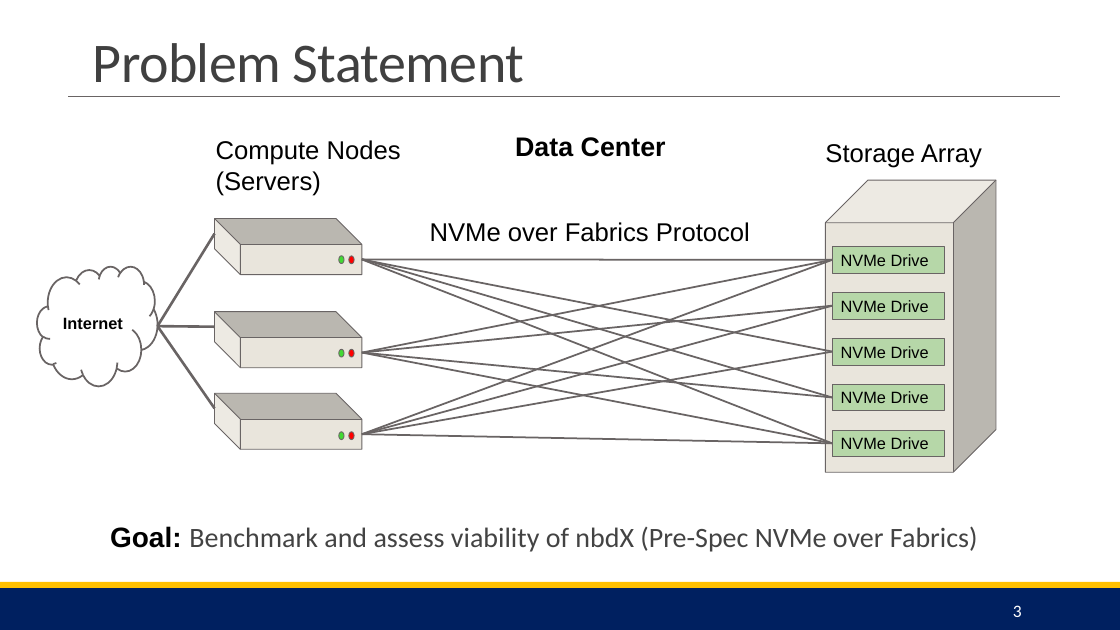
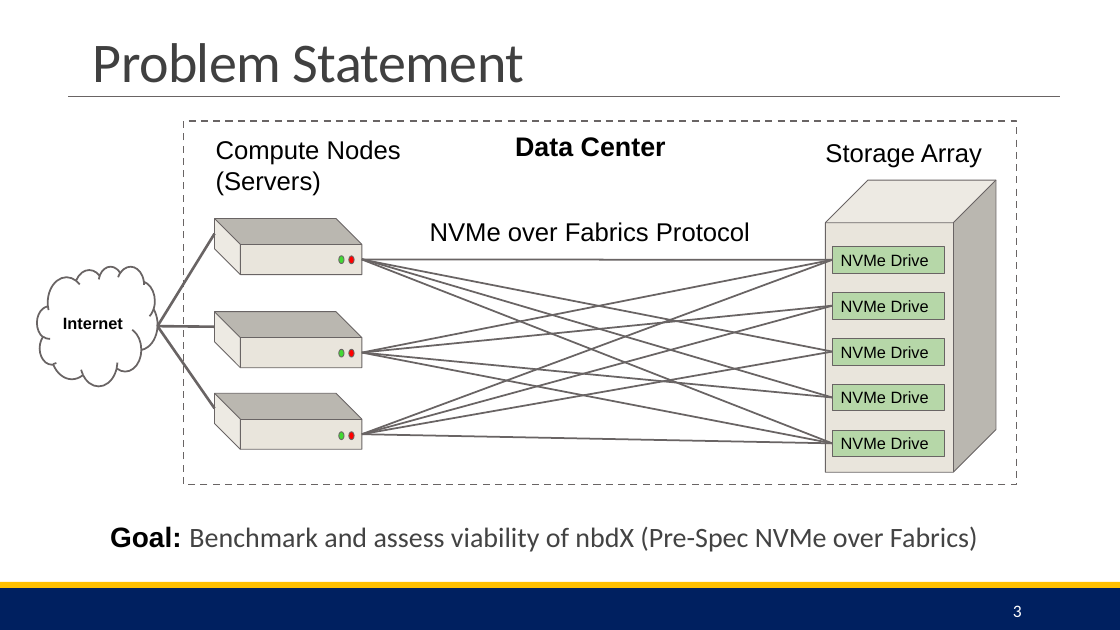
Before and after one commit to coy-humphrey/nvme-hpe, a slide deck: slide 3 of deliverables/Release 2/NVMe HPE Team Presentation.pptx. Drawn at 1120x630 pixels with LibreOffice and Linux fonts; fonts in the diff are those of the drawing. Boxes give left, top, right and bottom in pixels: in the first picture for what was removed or moved away, otherwise in the second. Text is boxed around its words. In the diff, an @@ line names an element or a change of style, - is before the commit and + after.

```diff
--- a/deliverables/Release 2/NVMe HPE Team Presentation.pptx
+++ b/deliverables/Release 2/NVMe HPE Team Presentation.pptx
@@ rectangle added at [183,121,1017,485], outline #696464 1.5 pt dashed @@
```
Also in this commit, not shown: 2 other slides changed.
